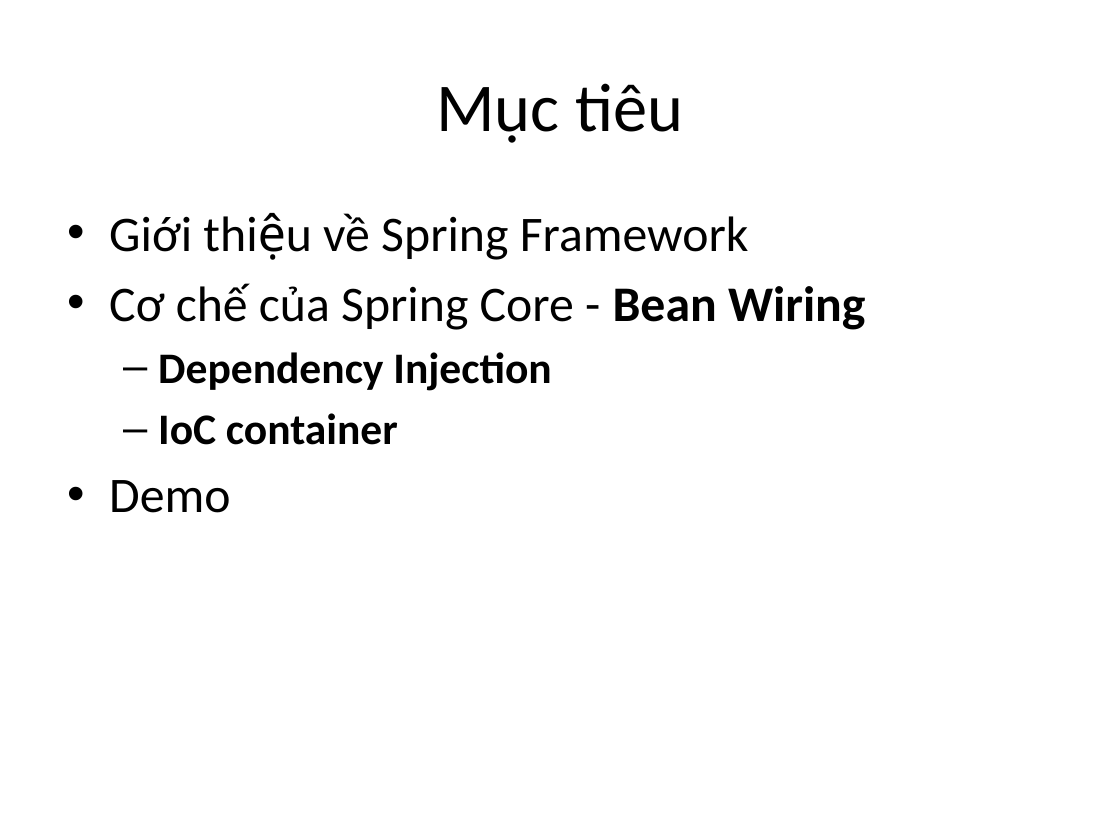
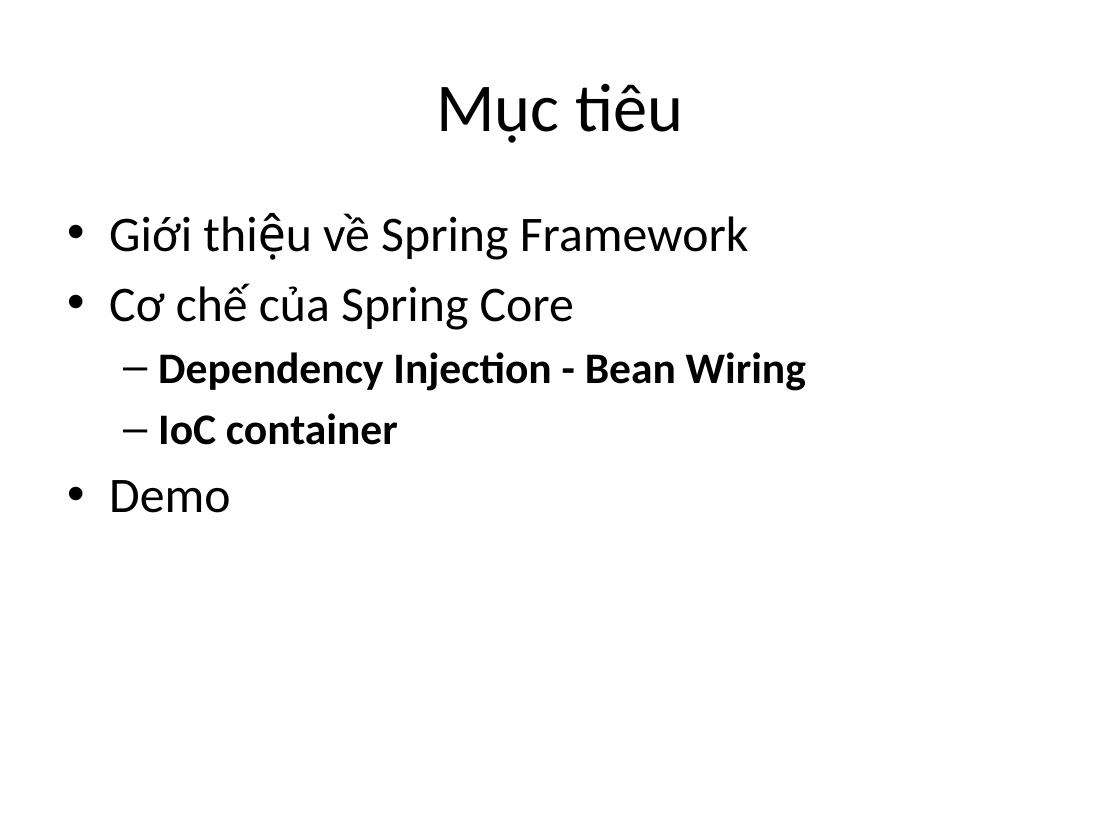
Before and after one commit to youngdeveloperVN/JAVA_WEB_FULLSTACK, a slide deck: slide 2 of 2. Back-end/4. Srping Framework/Bài 29. Spring Core - Tìm hiểu Spring FrameWork/Tổng quan về Spring Framework.pptx. Drawn at 1120x840 pixels with LibreOffice and Linux fonts; fonts in the diff are those of the drawing. Boxes give left, top, right and bottom in pixels: in the first picture for what was removed or moved away, otherwise in the second. Text is boxed around its words. In the diff, an @@ line names an element or a change of style, - is before the commit and + after.

Commit message:
ad spring

```diff
--- a/2. Back-end/4. Srping Framework/Bài 29. Spring Core - Tìm hiểu Spring FrameWork/Tổng quan về Spring Framework.pptx
+++ b/2. Back-end/4. Srping Framework/Bài 29. Spring Core - Tìm hiểu Spring FrameWork/Tổng quan về Spring Framework.pptx
@@ text at box(109, 283, 806, 391): text changed; size 32 to 28 pt @@
-• Cơ chế của Spring Core - Bean Wiring
-  – Dependency Injection
+• Cơ chế của Spring Core
+  – Dependency Injection - Bean Wiring
```
Also in this commit, not shown: 1 other file.
